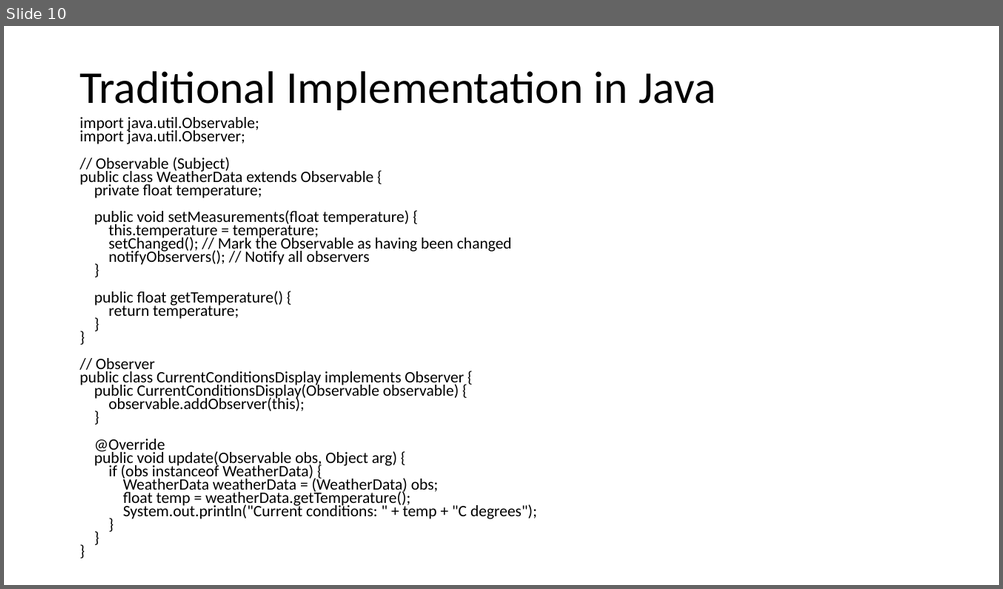
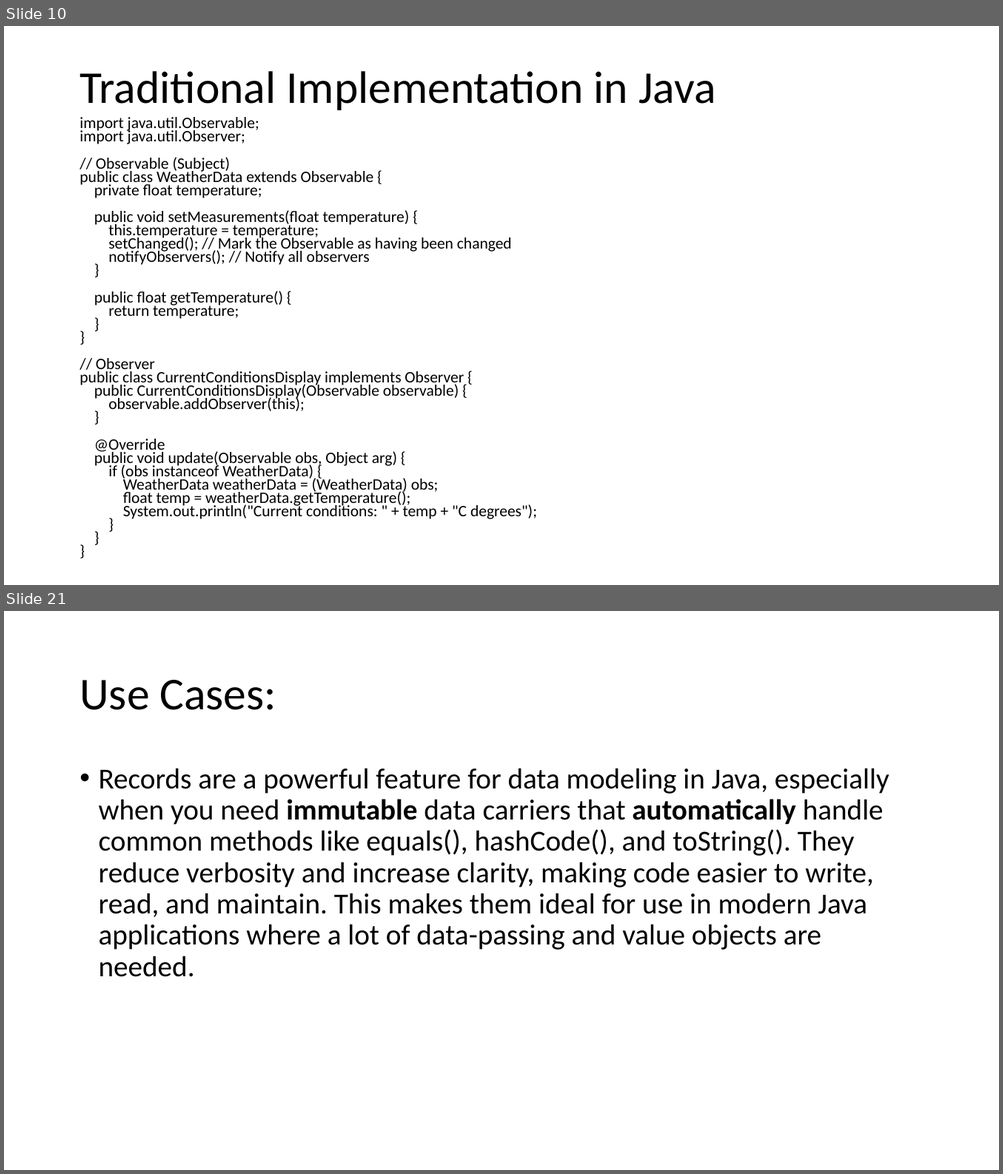
Before and after one commit to ChenTheInstructor/CSE248, a slide deck: Observer Design Pattern.pptx. Shown one above the other, each under a label of ours: slide 10 before the commit, slides 10 and 21 after it; the slides between them are not shown. The pictures are 1003x589 and 1003x1174 pixels, drawn with LibreOffice and Linux fonts; fonts in the diff are those of the drawing. Boxes give left, top, right and bottom in pixels: in the first picture for what was removed or moved away, otherwise in the second. Text is boxed around its words. In the diff, an @@ line names an element or a change of style, - is before the commit and + after.

```diff
--- a/Observer Design Pattern.pptx
+++ b/Observer Design Pattern.pptx
@@ slide 21 added at [4, 611, 999, 1170], background #FFFFFF @@
@@ title added at [79, 680, 277, 710], 44 pt, text #000000 @@
+Use Cases:
@@ text added at [99, 768, 889, 977], 28 pt, text #000000 @@
+• Records are a powerful feature for data modeling in Java, especially when you need immutable data carriers that automatically handle common methods like equals(), hashCode(), and toString(). They reduce verbosity and increase clarity, making code easier to write, read, and maintain. This makes them ideal for use in modern Java applications where a lot of data-passing and value objects are needed.
```
Also in this commit, not shown: 1 slide changed, 22 other slides added, 4 other files.
